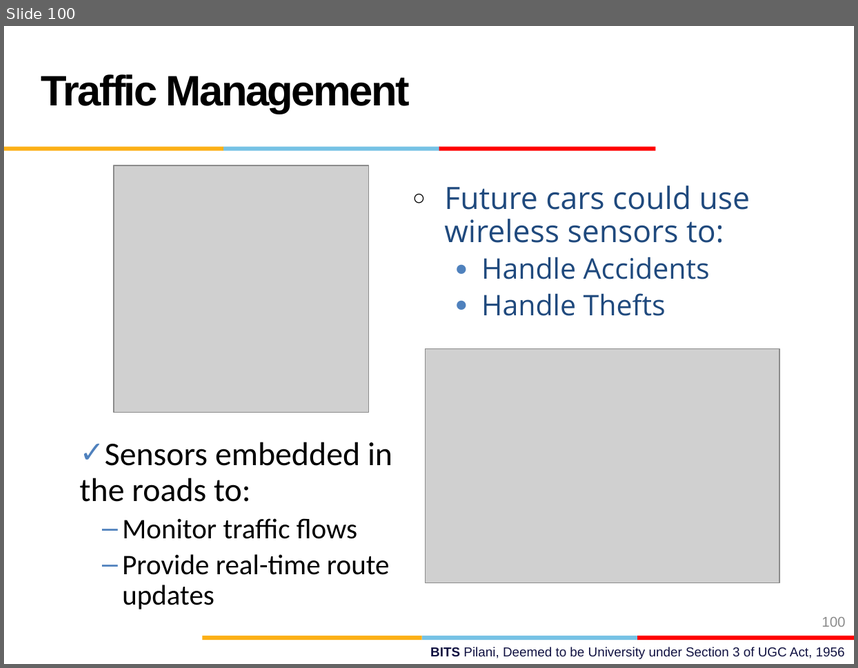
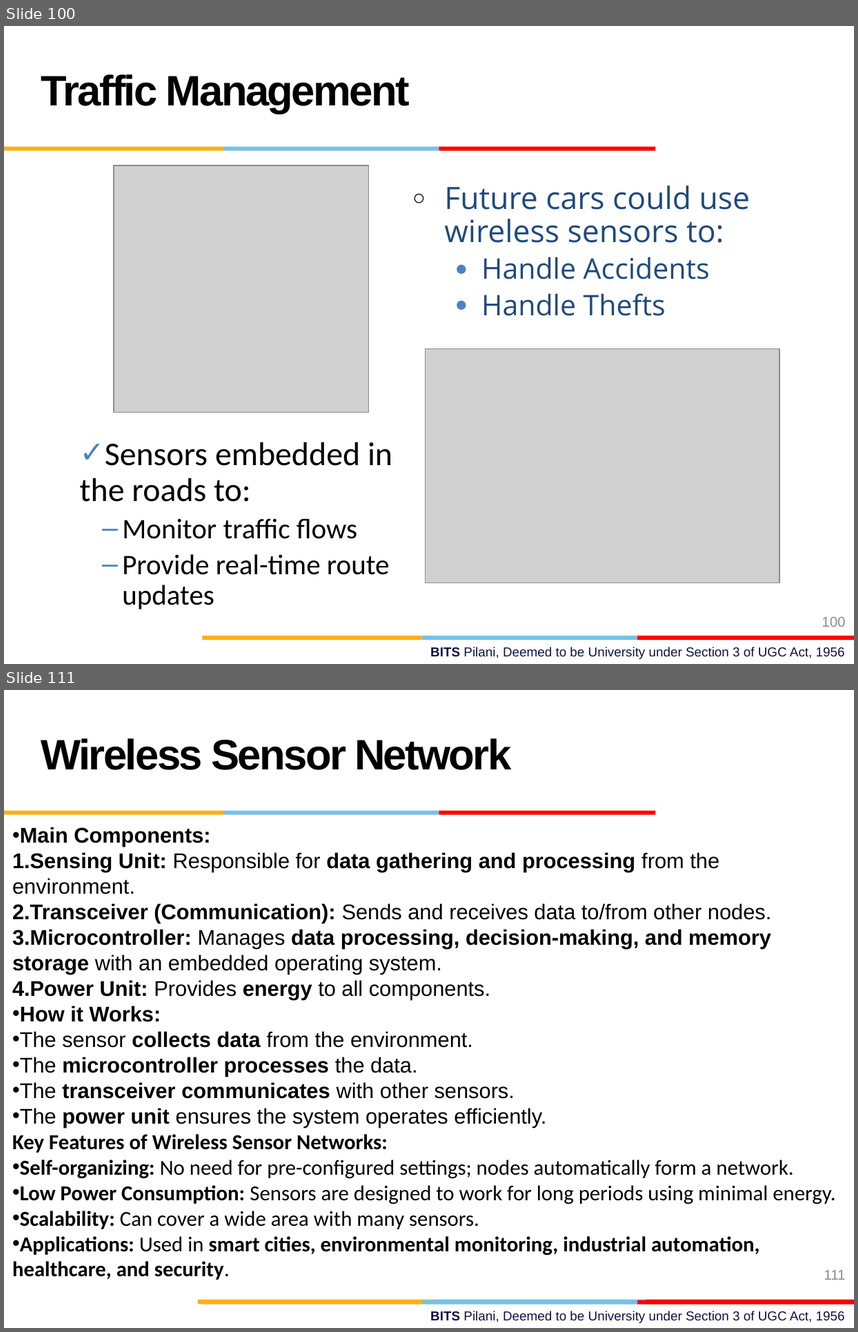
Before and after one commit to AbidKhan01ak/Mtech-7th-Sem, a slide deck: NEA/NEA.pptx. Shown one above the other, each under a label of ours: slide 100 before the commit, slides 100 and 111 after it; the slides between them are not shown. The pictures are 858x668 and 858x1332 pixels, drawn with LibreOffice and Linux fonts; fonts in the diff are those of the drawing; grey boxes stand for pictures; background and template pictures are left out. Boxes give left, top, right and bottom in pixels: in the first picture for what was removed or moved away, otherwise in the second. Text is boxed around its words. In the diff, an @@ line names an element or a change of style, - is before the commit and + after.

```diff
--- a/NEA/NEA.pptx
+++ b/NEA/NEA.pptx
@@ slide 111 added at (4, 690, 854, 1328), background #FFFFFF; not listed: 7 template elements that a slide beside it also shows @@
@@ text added at (41, 738, 512, 770), 36 pt, text #000000, bold @@
+Wireless Sensor Network
@@ text added at (12, 827, 835, 1279), 18 pt, text #000000, bold @@
+• Main Components:
+1. Sensing Unit: Responsible for data gathering and processing from the environment.
+2. Transceiver (Communication): Sends and receives data to/from other nodes.
+3. Microcontroller: Manages data processing, decision-making, and memory storage with an embedded operating system.
+4. Power Unit: Provides energy to all components.
+• How it Works:
+• The sensor collects data from the environment.
+• The microcontroller processes the data.
+• The transceiver communicates with other sensors.
+• The power unit ensures the system operates efficiently.
+Key Features of Wireless Sensor Networks:
+• Self-organizing: No need for pre-configured settings; nodes automatically form a network.
+• Low Power Consumption: Sensors are designed to work for long periods using minimal energy.
+• Scalability: Can cover a wide area with many sensors.
+• Applications: Used in smart cities, environmental monitoring, industrial automation, healthcare, and security.
@@ page number added at (824, 1270, 845, 1279), 12 pt, text #8C8C8C @@
+111
@@ rectangle added at (198, 1299, 437, 1303), fill #FCB017 @@
@@ rectangle added at (434, 1299, 651, 1303), fill #76C2E5 @@
@@ rectangle added at (646, 1299, 854, 1303), fill #E31C24 @@
```
Also in this commit, not shown: 1 slide changed, 75 other slides added.
